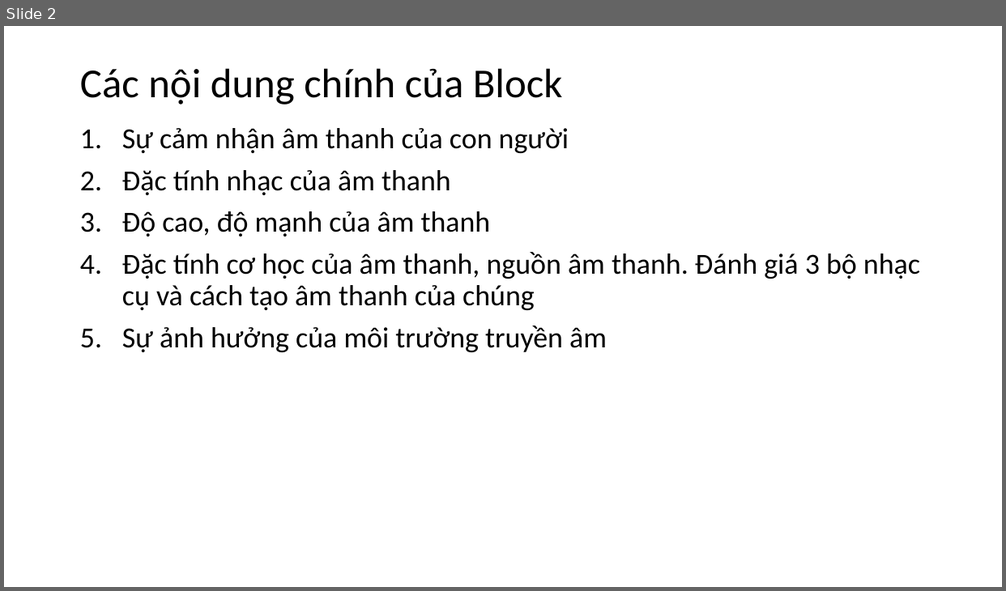
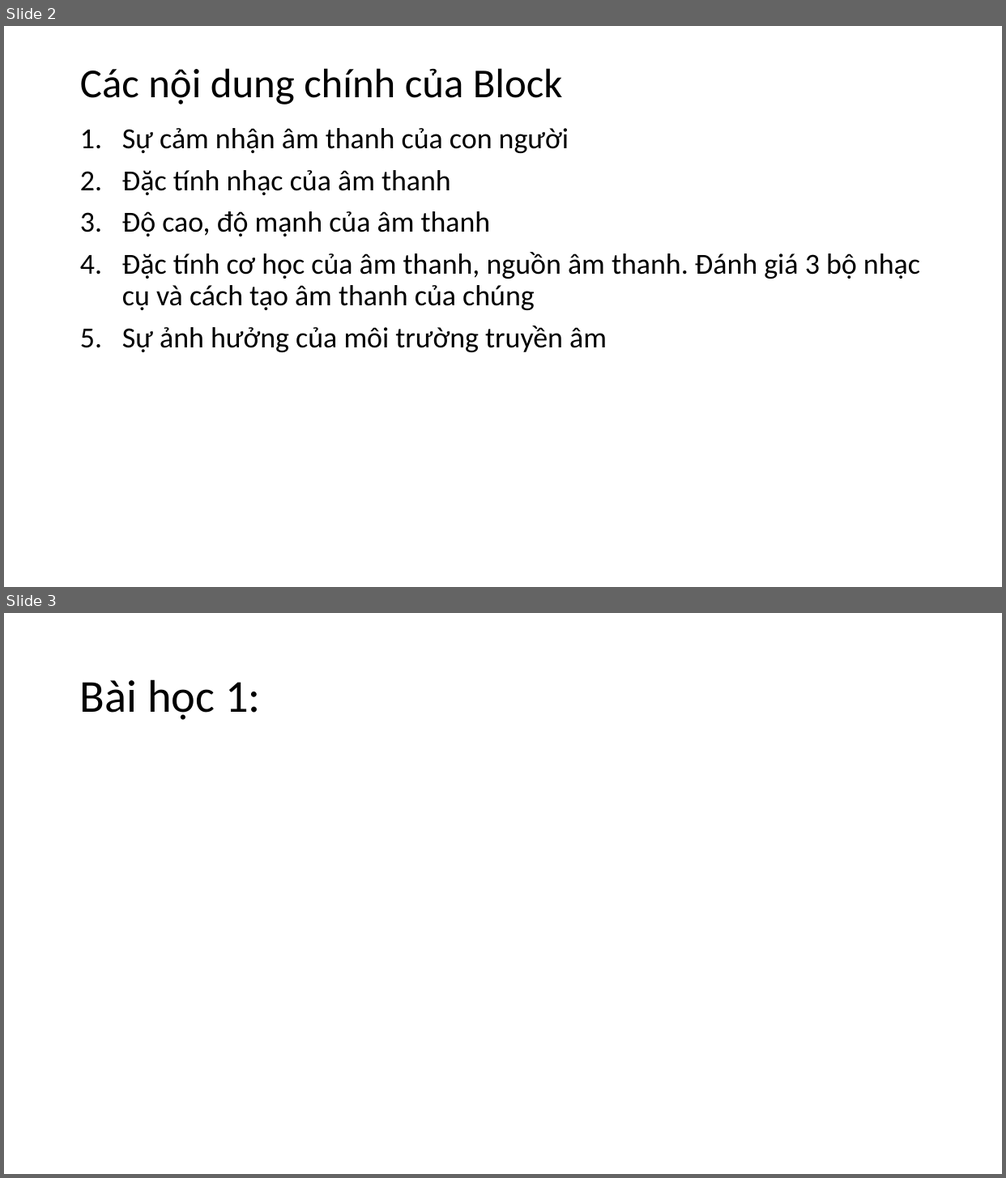
Before and after one commit to LeThoEdu/Nila_Class7, a slide deck: Block_VatLy_6_AmThanh.pptx. Shown one above the other, each under a label of ours: slide 2 before the commit, slides 2 and 3 after it. The pictures are 1006x591 and 1006x1178 pixels, drawn with LibreOffice and Linux fonts; fonts in the diff are those of the drawing. Boxes give left, top, right and bottom in pixels: in the first picture for what was removed or moved away, otherwise in the second. Text is boxed around its words. In the diff, an @@ line names an element or a change of style, - is before the commit and + after.

Commit message:
Phiên bản của Thọ
Tạo nhánh mới

```diff
--- a/Block_VatLy_6_AmThanh.pptx
+++ b/Block_VatLy_6_AmThanh.pptx
@@ slide 3 added at (x1=4, y1=613, x2=1002, y2=1174), background #FFFFFF @@
@@ title added at (x1=80, y1=679, x2=261, y2=720), 44 pt, text #000000 @@
+Bài học 1:
```
